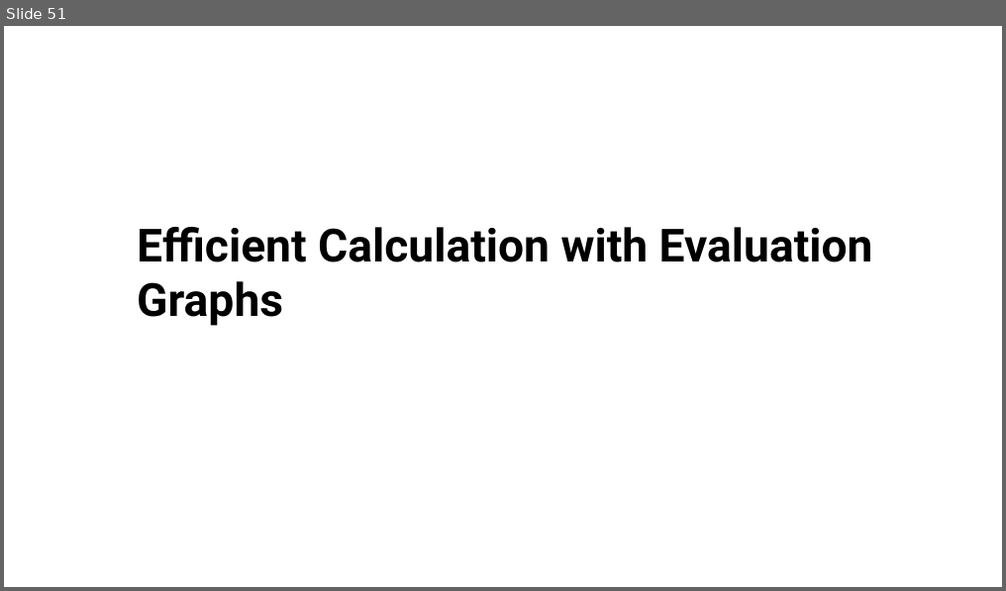
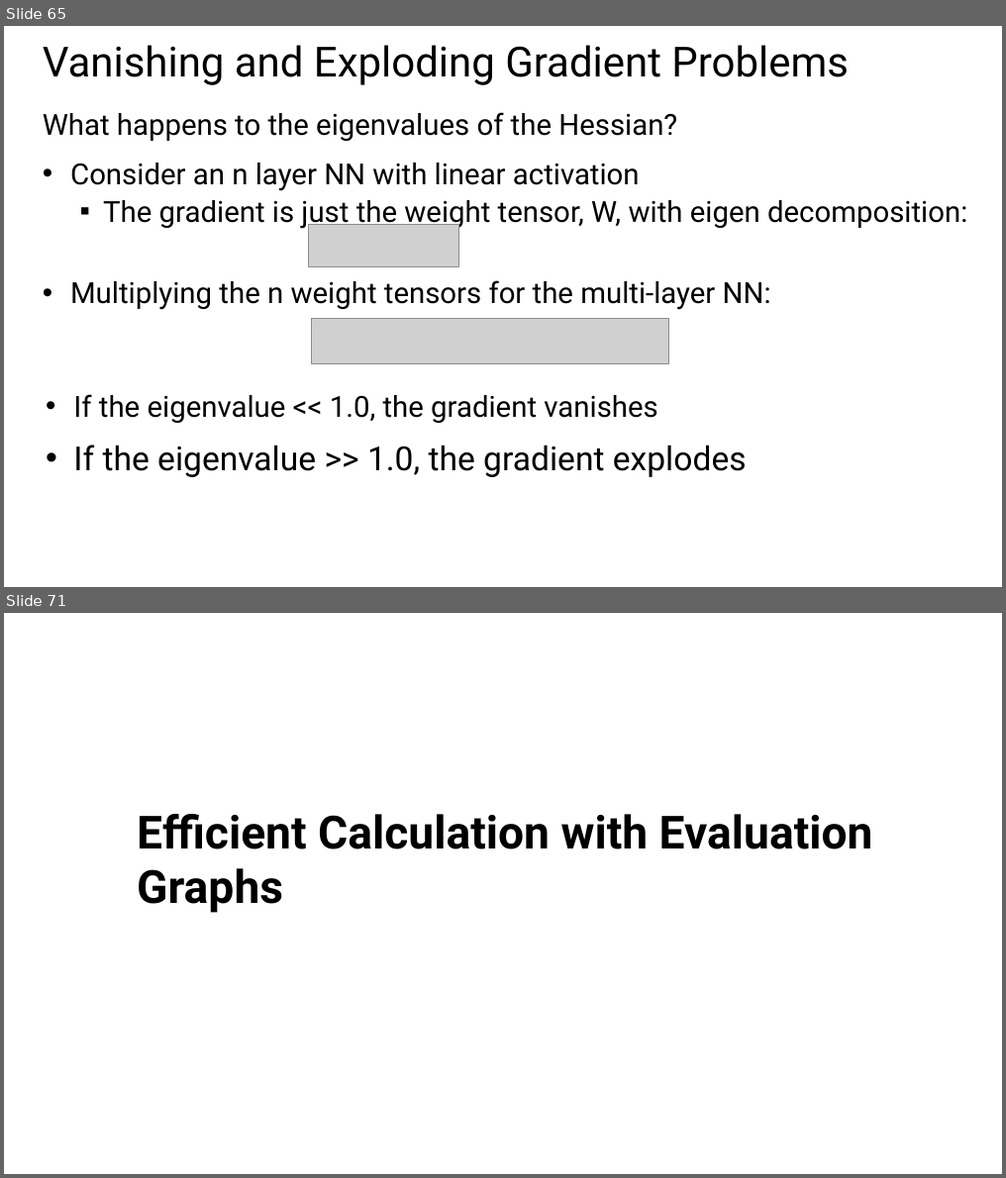
Before and after one commit to StephenElston/CSCI-E25, a slide deck: Slides/5_BuildingBlocksOfDeepLearning.pptx. Shown one above the other, each under a label of ours: slide 51 before the commit, slides 65 and 71 after it; the slides between them are not shown. The pictures are 1006x591 and 1006x1178 pixels, drawn with LibreOffice and Linux fonts; fonts in the diff are those of the drawing; grey boxes stand for pictures. Boxes give left, top, right and bottom in pixels: in the first picture for what was removed or moved away, otherwise in the second. Text is boxed around its words. In the diff, an @@ line names an element or a change of style, - is before the commit and + after.

```diff
--- a/Slides/5_BuildingBlocksOfDeepLearning.pptx
+++ b/Slides/5_BuildingBlocksOfDeepLearning.pptx
@@ slide 65 added at <box>4,26,1002,587</box>, background #FFFFFF @@
@@ title added at <box>43,45,848,85</box>, 40 pt, text #000000 @@
+Vanishing and Exploding Gradient Problems
@@ text added at <box>43,112,967,230</box>, 28 pt, text #000000 @@
+What happens to the eigenvalues of the Hessian?
+• Consider an n layer NN with linear activation
+  ▪ The gradient is just the weight tensor, W, with eigen decomposition:
@@ picture added at <box>308,224,459,267</box> @@
@@ text added at <box>70,280,771,310</box>, 28 pt, text #000000 @@
+• Multiplying the n weight tensors for the multi-layer NN:
@@ picture added at <box>311,319,668,365</box> @@
@@ text added at <box>73,394,746,477</box>, 28 pt, text #000000 @@
+• If the eigenvalue << 1.0, the gradient vanishes
+• If the eigenvalue >> 1.0, the gradient explodes
@@ what was slide 51 is now slide 71 @@
```
Also in this commit, not shown: 19 other slides added, 2 other files.
